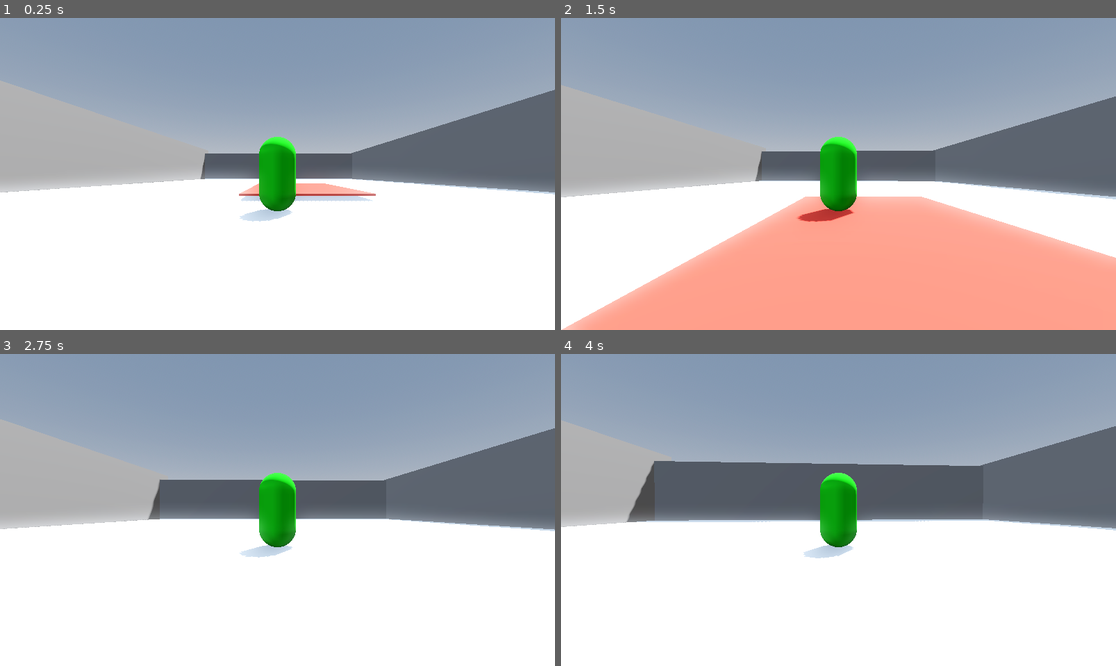
Above: before the commit, frames 1-4 (two rows, left to right).
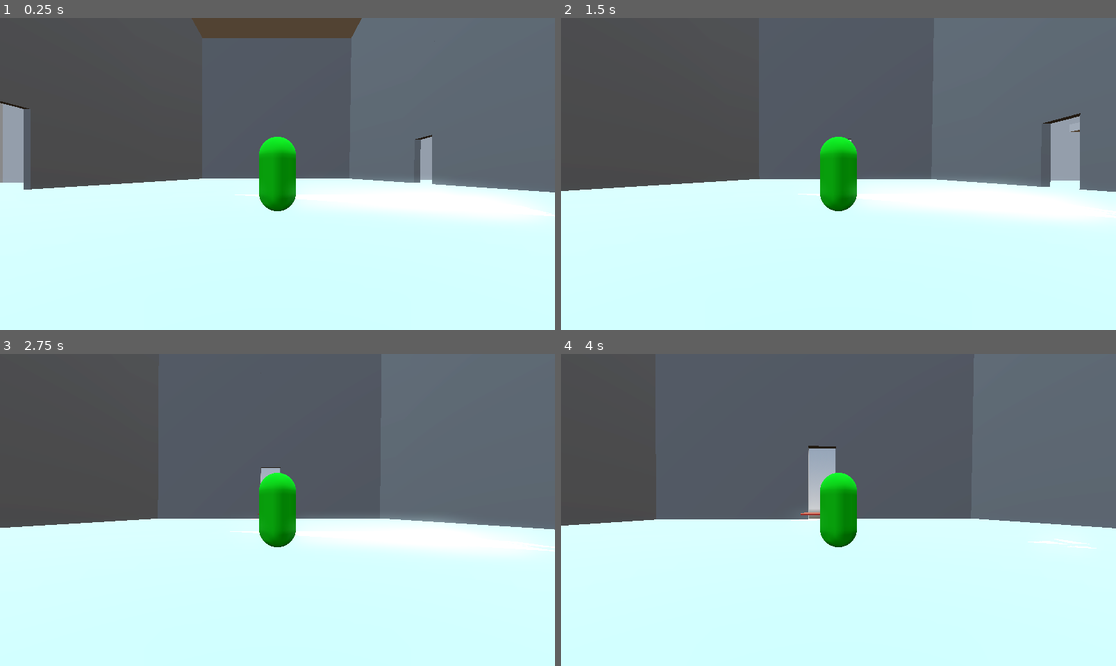
Above: after the commit, the same moments.

Repository: TylerPederson/effort
Game: Godot game, scene res://sandbox_level.tscn
Two runs of this game, one before a commit and one after it. Both use one fixed random seed, a clock stepped at 60 frames per second and the inputs below.
Inputs (mouse positions are in pixels of both pictures, inside the frame that each line leads up to):
- Up to frame 1 (0.25 s): no input
- Up to frame 2 (1.5 s): tap Enter (ui_accept) at 0.5, 0.77 s; move the mouse to (866, 174) at 0.52 s; hold Up (ui_up) from 0.53 s (still down); move the mouse to (810, 174) at 1.27 s
- Up to frame 3 (2.75 s): keep holding Up (ui_up); tap Enter (ui_accept) at 1.52 s; move the mouse to (288, 503) at 2.02 s
- Up to frame 4 (4 s): keep holding Up (ui_up); move the mouse to (832, 516) at 2.77 s; tap Enter (ui_accept) at 3.02, 3.77 s; move the mouse to (877, 513) at 3.52 s

The runs differ from the first frame. In frame 1, 87% of the frame differs, in the area x 0-100%, y 0-100%; in frame 2, 88%; in frame 3, 84%; in frame 4, 84%.

Commit message:
White boxed everything and set up some lighting
I placed some more floors and expanded the walls to make the room look bigger. I placed the rooms where they should be per the drawings and also created some platforms where ladders will be placed later on. Lighting was added but will change in the future.

Diff:
--- a/sandbox_level.tscn
+++ b/sandbox_level.tscn
@@ -29,37 +29,248 @@
 transform = Transform3D(-0.8660254, -0.43301278, 0.25, 0, 0.49999997, 0.86602545, -0.50000006, 0.75, -0.43301266, 0, 0, 0)
 shadow_enabled = true
 
-[node name="Floor" type="CSGBox3D" parent="."]
-transform = Transform3D(1, 0, 0, 0, 1, 0, 0, 0, 1, -0.2778988, -0.49632835, -8.972507)
+[node name="Room Climbing Light" type="DirectionalLight3D" parent="."]
+transform = Transform3D(1, 0, 0, 0, 1.1924881e-08, 1, 0, -1, 1.1924881e-08, 43.17594, 25.182928, -10.425789)
+light_color = Color(0.105882354, 1, 1, 1)
+light_energy = 0.835
+sky_mode = 1
+
+[node name="Room Climbing Light2" type="DirectionalLight3D" parent="."]
+transform = Transform3D(1, 0, 0, 0, 1.1924881e-08, 1, 0, -1, 1.1924881e-08, -1.4397097, 26.008316, 48.59365)
+light_color = Color(3.4378335, 0, 0, 1)
+light_energy = 0.01
+sky_mode = 1
+
+[node name="Room Climbing Light3" type="DirectionalLight3D" parent="."]
+transform = Transform3D(1, 0, 0, 0, 1.1924881e-08, 1, 0, -1, 1.1924881e-08, -66.876526, 52.632736, -5.890953)
+light_color = Color(5.0949013e-05, 2.0988665, 7.235363e-06, 1)
+light_energy = 0.01
+sky_mode = 1
+
+[node name="Floor(HUB)" type="CSGBox3D" parent="."]
+transform = Transform3D(1, 0, 0, 0, 1, 0, 0, 0, 1, -0.30614567, -0.49632835, -8.973494)
 material_override = SubResource("StandardMaterial3D_s6xw7")
 use_collision = true
 size = Vector3(32.52643, 1, 59.947845)
 
+[node name="Floor(HUB)2" type="CSGBox3D" parent="."]
+transform = Transform3D(1, 0, 0, 0, 1, 0, 0, 0, 1, -0.2778988, 30.607641, -9.300716)
+material_override = SubResource("StandardMaterial3D_s6xw7")
+use_collision = true
+size = Vector3(32.52643, 1, 59.291428)
+
+[node name="Floor(climbing)" type="CSGBox3D" parent="."]
+transform = Transform3D(1, 0, 0, 0, 1, 0, 0, 0, 1, 42.34652, -0.49632835, -10.265427)
+material_override = SubResource("StandardMaterial3D_s6xw7")
+use_collision = true
+size = Vector3(53.104744, 1, 42.14614)
+
+[node name="Floor(climbing)2" type="CSGBox3D" parent="."]
+transform = Transform3D(1, 0, 0, 0, 1, 0, 0, 0, 1, 41.56462, 7.244046, -26.932423)
+material_override = SubResource("StandardMaterial3D_s6xw7")
+use_collision = true
+size = Vector3(21.466827, 1, 7.0819454)
+
+[node name="Floor(climbing)3" type="CSGBox3D" parent="."]
+transform = Transform3D(1, 0, 0, 0, 1, 0, 0, 0, 1, 57.314186, 14.22395, -27.947916)
+material_override = SubResource("StandardMaterial3D_s6xw7")
+use_collision = true
+size = Vector3(21.466827, 1, 7.0819454)
+
+[node name="Floor(climbing)6" type="CSGBox3D" parent="."]
+transform = Transform3D(0.9286867, 0.37086543, 0, -0.37086543, 0.9286867, 0, 0, 0, 1, 58.255592, 16.474436, -9.053478)
+material_override = SubResource("StandardMaterial3D_s6xw7")
+use_collision = true
+size = Vector3(11.144445, 0.35546875, 4.9521055)
+
+[node name="Floor(climbing)4" type="CSGBox3D" parent="."]
+transform = Transform3D(-4.371139e-08, 0, 1, 0, 1, 0, -1, 0, -4.371139e-08, 64.38509, 14.22395, -14.848347)
+material_override = SubResource("StandardMaterial3D_s6xw7")
+use_collision = true
+size = Vector3(21.466827, 1, 7.0819454)
+
+[node name="Floor(climbing)5" type="CSGBox3D" parent="."]
+transform = Transform3D(-4.371139e-08, 0, 1, 0, 1, 0, -1, 0, -4.371139e-08, 46.55715, 18.212673, -3.1221151)
+material_override = SubResource("StandardMaterial3D_s6xw7")
+use_collision = true
+size = Vector3(24.220284, 1, 13.2646055)
+
+[node name="ceiling(climbing)" type="CSGBox3D" parent="."]
+transform = Transform3D(1, 0, 0, 0, 1, 0, 0, 0, 1, 42.34652, 27.467821, -10.265427)
+material_override = SubResource("StandardMaterial3D_s6xw7")
+use_collision = true
+size = Vector3(53.104744, 1, 42.14614)
+
+[node name="wall (climbing)1" type="CSGBox3D" parent="."]
+transform = Transform3D(-4.3711385e-08, -0.99999994, 0, 0.99999994, -4.3711385e-08, 0, 0, 0, 1, 68.306656, 14.268979, -10.278797)
+material_override = SubResource("StandardMaterial3D_s6xw7")
+use_collision = true
+size = Vector3(30.240541, 1, 42.14614)
+
+[node name="wall (climbing)2" type="CSGBox3D" parent="."]
+transform = Transform3D(1.9106853e-15, 4.3711385e-08, 1, 0.99999994, -4.3711385e-08, 0, 4.3711385e-08, 0.99999994, -4.371139e-08, 42.196358, 14.326352, -30.680494)
+material_override = SubResource("StandardMaterial3D_s6xw7")
+use_collision = true
+size = Vector3(30.125795, 1, 52.711254)
+
+[node name="wall (climbing)3" type="CSGBox3D" parent="."]
+transform = Transform3D(1.9106853e-15, 4.3711385e-08, 1, 0.99999994, -4.3711385e-08, 0, 4.3711385e-08, 0.99999994, -4.371139e-08, 41.87899, 14.223569, 9.256277)
+material_override = SubResource("StandardMaterial3D_s6xw7")
+use_collision = true
+size = Vector3(30.331362, 1, 52.711254)
+
+[node name="wall (climbing ) 4" type="CSGBox3D" parent="."]
+transform = Transform3D(0.99984723, 0.014876128, -0.009177065, -0.01480125, 0.99985707, 0.008174945, 0.009297351, -0.00803788, 0.9999245, 15.830058, 14.999074, -28.057432)
+use_collision = true
+size = Vector3(0.6795654, 31.617874, 21.759668)
+
+[node name="wall (climbing ) 5" type="CSGBox3D" parent="."]
+transform = Transform3D(0.99984723, 0.014876128, -0.009177065, -0.01480125, 0.99985707, 0.008174945, 0.009297351, -0.00803788, 0.9999245, 15.544798, 15.253184, 3.0243356)
+use_collision = true
+size = Vector3(0.6795654, 31.617874, 35.17971)
+
+[node name="wall (climbing ) 6" type="CSGBox3D" parent="."]
+transform = Transform3D(0.99984723, 0.014876128, -0.009177065, -0.01480125, 0.99985707, 0.008174945, 0.009297351, -0.00803788, 0.9999245, 15.759235, 17.873867, -15.864579)
+use_collision = true
+size = Vector3(0.6795654, 26.067225, 2.9348521)
+
+[node name="Floor(spikes)" type="CSGBox3D" parent="."]
+transform = Transform3D(1, 0, 0, 0, 1, 0, 0, 0, 1, -2.3875732, -0.49632835, 40.67328)
+material_override = SubResource("StandardMaterial3D_s6xw7")
+use_collision = true
+size = Vector3(55.41693, 1, 45.825848)
+
+[node name="Floor(spikes)2" type="CSGBox3D" parent="."]
+transform = Transform3D(1, 0, 0, 0, 1, 0, 0, 0, 1, -3.4418106, 30.878632, 41.705627)
+material_override = SubResource("StandardMaterial3D_s6xw7")
+use_collision = true
+size = Vector3(53.308456, 1, 43.76115)
+
+[node name="wall (spikes)1" type="CSGBox3D" parent="."]
+transform = Transform3D(1, 0, 0, 0, 1, 0, 0, 0, 1, 12.17919, 15.403511, 19.99743)
+use_collision = true
+size = Vector3(21.227276, 31.919254, 0.7840538)
+
+[node name="wall (spikes)2" type="CSGBox3D" parent="."]
+transform = Transform3D(1, 0, 0, 0, 1, 0, 0, 0, 1, -15.635019, 15.403511, 19.99743)
+use_collision = true
+size = Vector3(29.1405, 31.919254, 0.7840538)
+
+[node name="wall (spikes)3" type="CSGBox3D" parent="."]
+transform = Transform3D(1, 0, 0, 0, 1, 0, 0, 0, 1, 0.18773866, 18.451721, 19.99743)
+use_collision = true
+size = Vector3(3.0857692, 25.82283, 0.7840538)
+
+[node name="wall(spikes) 2" type="CSGBox3D" parent="."]
+transform = Transform3D(1, 0, 0, 0, 1, 0, 0, 0, 1, -3.3677416, 15.189642, 63.124718)
+use_collision = true
+size = Vector3(53.711273, 32.34699, 0.7840538)
+
+[node name="wall (spikes) 3" type="CSGBox3D" parent="."]
+transform = Transform3D(-4.371139e-08, 0, 1, 0, 1, 0, -1, 0, -4.371139e-08, 22.97217, 15.236517, 41.437172)
+use_collision = true
+size = Vector3(43.589806, 32.25324, 0.7840538)
+
+[node name="wall(spikes ) 4" type="CSGBox3D" parent="."]
+transform = Transform3D(-4.371139e-08, 0, 1, 0, 1, 0, -1, 0, -4.371139e-08, -29.792238, 15.2704525, 41.437176)
+use_collision = true
+size = Vector3(43.589806, 32.185368, 0.7840538)
+
+[node name="Floor(bow room)" type="CSGBox3D" parent="."]
+transform = Transform3D(1, 0, 0, 0, 1, 0, 0, 0, 1, -56.844395, -0.49632835, -6.3514767)
+material_override = SubResource("StandardMaterial3D_s6xw7")
+use_collision = true
+size = Vector3(81.19398, 1, 25.712059)
+
+[node name="Floor(bow room)2" type="CSGBox3D" parent="."]
+transform = Transform3D(1, 0, 0, 0, 1, 0, 0, 0, 1, -56.844395, 53.598854, -6.578411)
+material_override = SubResource("StandardMaterial3D_s6xw7")
+use_collision = true
+size = Vector3(81.19398, 1, 25.712059)
+
+[node name="wall (bow room) 1" type="CSGBox3D" parent="."]
+transform = Transform3D(1, 0, 0, 0, -4.371139e-08, -1, 0, 1, -4.371139e-08, -56.887413, 26.400545, -19.314234)
+material_override = SubResource("StandardMaterial3D_s6xw7")
+use_collision = true
+size = Vector3(81.05771, 1, 55.01015)
+
+[node name="wall (bow room) 2" type="CSGBox3D" parent="."]
+transform = Transform3D(1, 0, 0, 0, -4.371139e-08, -1, 0, 1, -4.371139e-08, -56.887413, 26.400543, 6.0115967)
+material_override = SubResource("StandardMaterial3D_s6xw7")
+use_collision = true
+size = Vector3(81.05771, 1, 55.01015)
+
+[node name="wall (bow room) 3" type="CSGBox3D" parent="."]
+transform = Transform3D(-4.371139e-08, -1, 0, -4.371139e-08, 1.9106855e-15, -1, 1, -4.371139e-08, -4.371139e-08, -96.7662, 26.400545, -6.5273414)
+material_override = SubResource("StandardMaterial3D_s6xw7")
+use_collision = true
+size = Vector3(26.506882, 1, 55.01015)
+
+[node name="Floor 2nd(bow room)" type="CSGBox3D" parent="."]
+transform = Transform3D(1, 0, 0, 0, 1, 0, 0, 0, 1, -46.36586, 26.918447, -6.3514767)
+material_override = SubResource("StandardMaterial3D_s6xw7")
+use_collision = true
+size = Vector3(27.11351, 1, 25.712059)
+
+[node name="Floor 2nd(bow room)3" type="CSGBox3D" parent="."]
+transform = Transform3D(-4.371139e-08, -1, 0, 1, -4.371139e-08, 0, 0, 0, 1, -33.376938, 12.8866625, -6.3514767)
+material_override = SubResource("StandardMaterial3D_s6xw7")
+use_collision = true
+size = Vector3(27.431267, 1, 25.712059)
+
+[node name="Floor 2nd(bow room)4" type="CSGBox3D" parent="."]
+transform = Transform3D(-4.371139e-08, -1, 0, 1, -4.371139e-08, 0, 0, 0, 1, -59.30741, 12.886662, -6.3514767)
+material_override = SubResource("StandardMaterial3D_s6xw7")
+use_collision = true
+size = Vector3(27.431267, 1, 25.712059)
+
+[node name="Floor 2nd(bow room)5" type="CSGBox3D" parent="."]
+transform = Transform3D(-4.371139e-08, -1, 0, 1, -4.371139e-08, 0, 0, 0, 1, -78.31381, 12.886661, -6.3514767)
+material_override = SubResource("StandardMaterial3D_s6xw7")
+use_collision = true
+size = Vector3(27.431267, 1, 25.712059)
+
+[node name="Floor 2nd(bow room)2" type="CSGBox3D" parent="."]
+transform = Transform3D(1, 0, 0, 0, 1, 0, 0, 0, 1, -87.57794, 26.918447, -6.3514767)
+material_override = SubResource("StandardMaterial3D_s6xw7")
+use_collision = true
+size = Vector3(19.798393, 1, 25.712059)
+
 [node name="Obstacle" type="CSGBox3D" parent="."]
-transform = Transform3D(1, 0, 0, 0, 1, 0, 0, 0, 1, 1.115777, 0.22902489, -5.9290514)
+transform = Transform3D(1, 0, 0, 0, 1, 0, 0, 0, 1, -0.27892876, 0.69680405, -31.51001)
 material_override = SubResource("StandardMaterial3D_xftbl")
 use_collision = true
-size = Vector3(5.0776367, 0.0859375, 7.758789)
+size = Vector3(2.5837097, 0.0859375, 2.5786996)
 
 [node name="Player" parent="." instance=ExtResource("1_s6xw7")]
 transform = Transform3D(1, 0, 0, 0, 1, 0, 0, 0, 1, 0, 1.0036719, 0)
 
-[node name="wall1" type="CSGBox3D" parent="."]
-transform = Transform3D(0.99984723, 0.014876128, -0.009177065, -0.01480125, 0.99985707, 0.008174945, 0.009297351, -0.00803788, 0.9999245, 15.446389, 2.5910103, -8.927974)
-use_collision = true
-size = Vector3(0.6795654, 5.949768, 59.908012)
-
 [node name="wall2" type="CSGBox3D" parent="."]
-transform = Transform3D(1, 0, 0, 0, 1, 0, 0, 0, 1, -0.4292717, 2.3866854, -37.604168)
-use_collision = true
-size = Vector3(32.062134, 5.6206055, 2.5688534)
+transform = Transform3D(1, 0, 0, 0, 1, 0, 0, 0, 1, -9.0815, 14.950493, -38.34856)
+use_collision = true
+size = Vector3(14.748451, 31.83464, 0.7922392)
+
+[node name="wall6" type="CSGBox3D" parent="."]
+transform = Transform3D(1, 0, 0, 0, 1, 0, 0, 0, 1, 8.45279, 14.950493, -38.34856)
+use_collision = true
+size = Vector3(14.748451, 31.83464, 0.7922392)
+
+[node name="wall7" type="CSGBox3D" parent="."]
+transform = Transform3D(1, 0, 0, 0, 1, 0, 0, 0, 1, -0.34692574, 19.084894, -38.34856)
+use_collision = true
+size = Vector3(3.2451572, 23.565838, 0.7922392)
 
 [node name="wall3" type="CSGBox3D" parent="."]
-transform = Transform3D(1, 0, 0, 0, 1, 0, 0, 0, 1, -15.810717, 2.9563818, -8.817545)
-use_collision = true
-size = Vector3(1.8071318, 6.1466064, 59.068542)
+transform = Transform3D(1, 0, 0, 0, 1, 0, 0, 0, 1, -16.27138, 26.425365, 7.4397125)
+use_collision = true
+size = Vector3(0.43710363, 54.64042, 24.858053)
 
 [node name="wall4" type="CSGBox3D" parent="."]
-transform = Transform3D(1, 0, 0, 0, 1, 0, 0, 0, 1, -1.2159472, 2.6614265, 19.42992)
-use_collision = true
-size = Vector3(33.739746, 6.4058228, 2.679657)
+transform = Transform3D(1, 0, 0, 0, 1, 0, 0, 0, 1, -16.27138, 26.425365, -23.031557)
+use_collision = true
+size = Vector3(0.43710363, 54.64042, 30.627392)
+
+[node name="wall5" type="CSGBox3D" parent="."]
+transform = Transform3D(1, 0, 0, 0, 1, 0, 0, 0, 1, -16.27138, 29.485634, -6.3817472)
+use_collision = true
+size = Vector3(0.43710363, 48.519882, 2.8090148)
